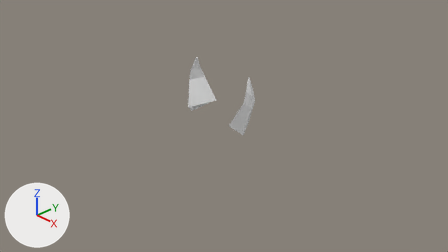
The Blender file Assets/BlenderModels/RambouilletHead.blend, before and after one commit.
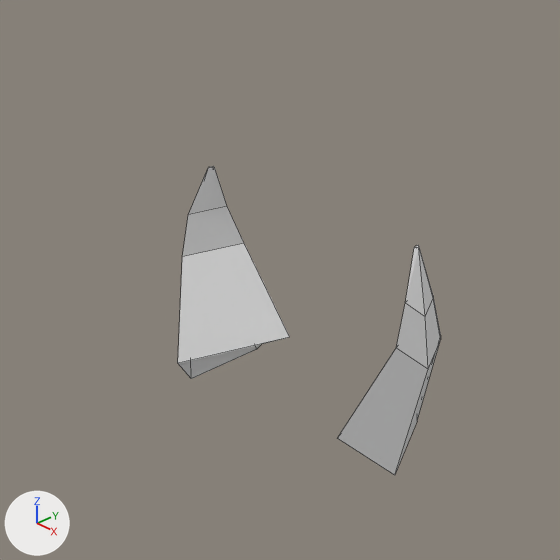
There are two pictures of each version: one from the file's camera 'Camera', one close up on the part from 32% to 64% of the width and 6% to 62% of the height. The lights are fixed; the arrows at lower left show +X, +Y and +Z. The older version's two pictures come first. The close-ups show mesh edges as thin lines. The same objects are shown in both versions, whatever each file hides.

The older version as bpy lines, for what is in view:
```python
me_sphere_004 = bpy.data.meshes.new('Sphere.004')
me_sphere_004.from_pydata(...)  # 40 vertices, 34 faces; spans x -0.78..0.78, y -0.38..0.13, z 0.06..1.09
me_sphere_004.materials.append(None)
ob_straighthorns = bpy.data.objects.new('StraightHorns', me_sphere_004)
ob_straighthorns.location = (0.0, 0.0, 0.0)
```
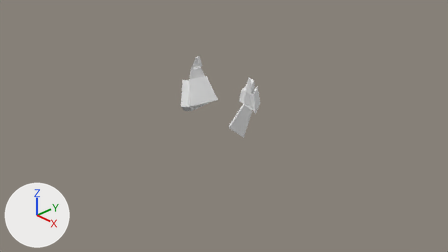
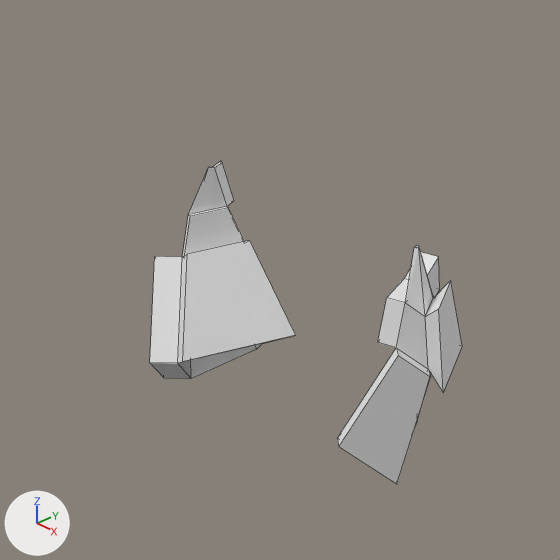
Location of each change, [x1, y1, x2, y2] in pixels of the close-ups (560 x 560 px):
'StraightHorns', reshaped (19% wider): before [178, 167, 441, 475]; after [150, 161, 462, 484]
part 1 of me_sphere_004, built on: before [338, 300, 440, 475]; after [337, 252, 462, 484]
part 2 of me_sphere_004, built on: before [178, 206, 290, 378]; after [150, 161, 295, 379]

Patch to the scene script:
```diff
--- a/Assets/BlenderModels/RambouilletHead.blend.py
+++ b/Assets/BlenderModels/RambouilletHead.blend.py
@@ me_sphere_004 @@
 # used by ob_straighthorns; location = (0.0, 0.0, 0.0)
-me_sphere_004.from_pydata(...)  # 40 vertices, 34 faces; spans x -0.78..0.78, y -0.38..0.13, z 0.06..1.09
+me_sphere_004.from_pydata(...)  # 72 vertices, 66 faces; spans x -0.88..0.88, y -0.46..0.24, z 0.05..1.1
+# me_sphere_004 part 1
+# 3 faces are deleted
+# 16 vertices are added at x 0.45..0.88, y -0.43..0.24, z 0.05..0.96
+# 19 new faces join them
+# me_sphere_004 part 2
+# 4 faces are deleted
+# 16 vertices are added at x -0.88..-0.25, y -0.46..0.1, z 0.05..1.1
+# 20 new faces join them
```
